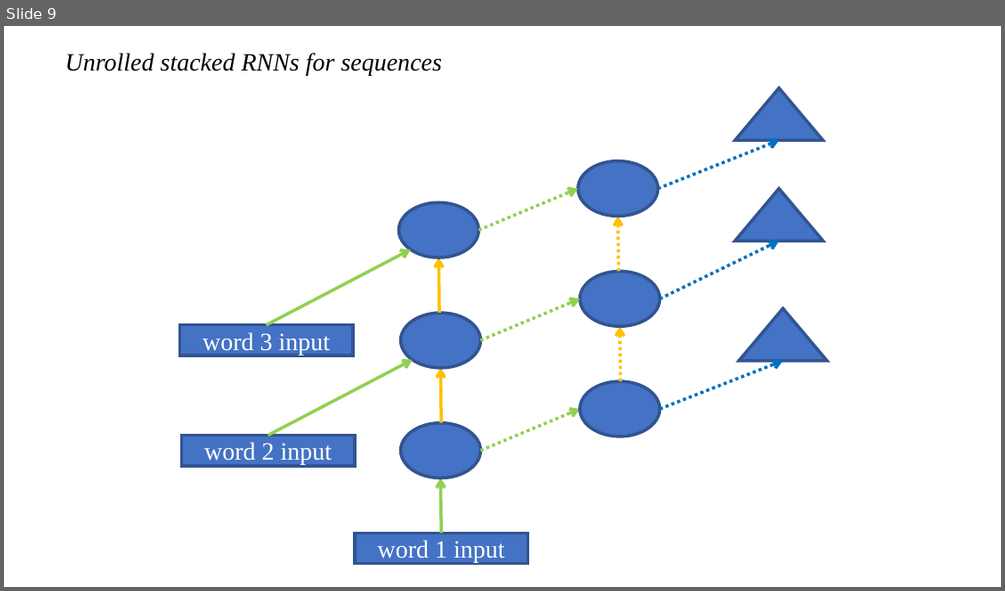
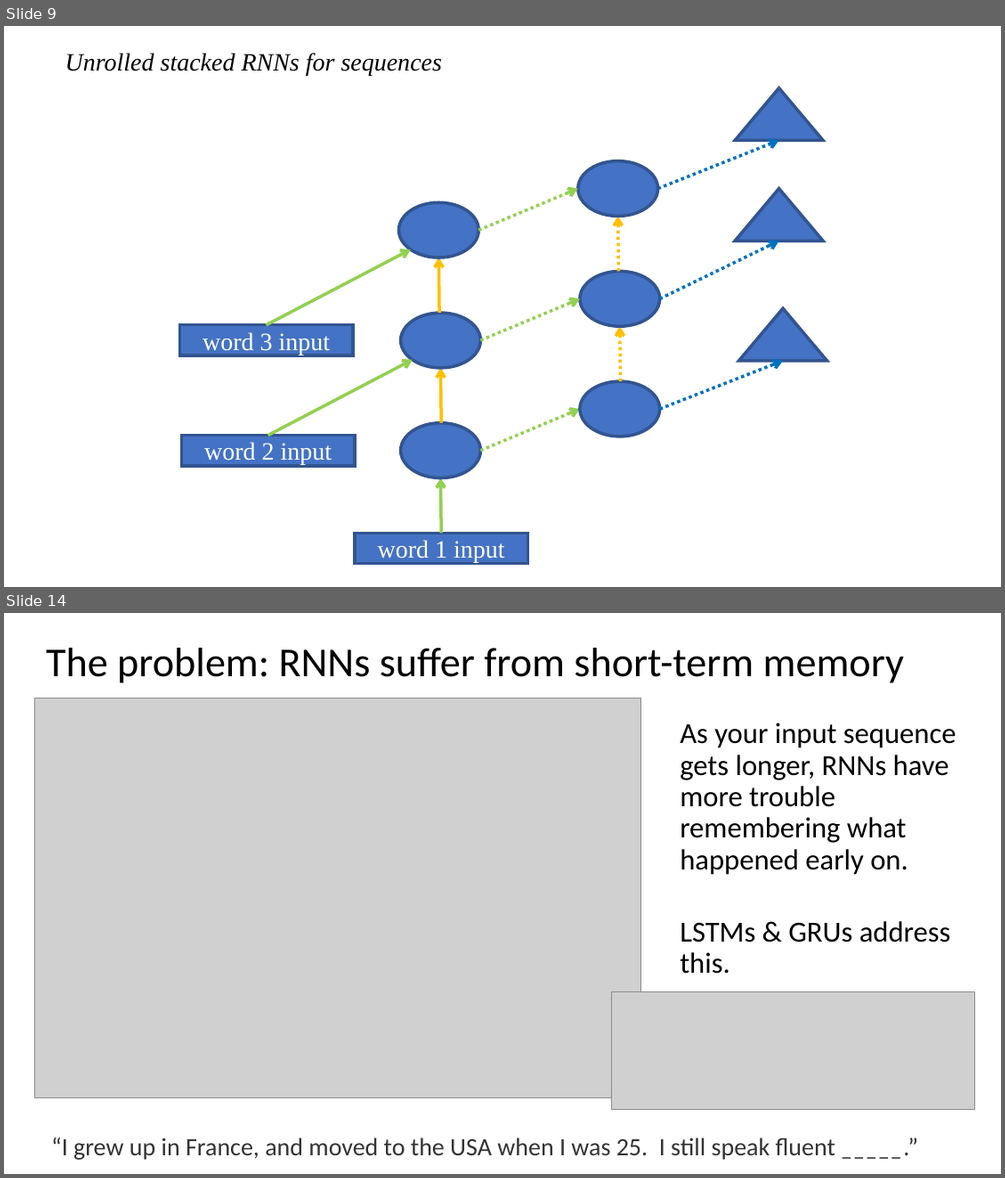
Before and after one commit to fastai/course-nlp, a slide deck: RNNs.pptx. Shown one above the other, each under a label of ours: slide 9 before the commit, slides 9 and 14 after it; the slides between them are not shown. The pictures are 1005x591 and 1005x1178 pixels, drawn with LibreOffice and Linux fonts; fonts in the diff are those of the drawing; grey boxes stand for pictures. Boxes give left, top, right and bottom in pixels: in the first picture for what was removed or moved away, otherwise in the second. Text is boxed around its words. In the diff, an @@ line names an element or a change of style, - is before the commit and + after.

```diff
--- a/RNNs.pptx
+++ b/RNNs.pptx
@@ slide 14 added at (x1=4, y1=613, x2=1001, y2=1174), background #FFFFFF @@
@@ title added at (x1=46, y1=648, x2=904, y2=683), 39.6 pt, text #000000 @@
+The problem: RNNs suffer from short-term memory
@@ picture added at (x1=34, y1=698, x2=641, y2=1097) @@
@@ text added at (x1=680, y1=722, x2=956, y2=973), 28 pt, text #000000 @@
+As your input sequence gets longer, RNNs have more trouble remembering what happened early on.
+LSTMs & GRUs address this.
@@ picture added at (x1=612, y1=992, x2=975, y2=1109) @@
@@ text added at (x1=51, y1=1137, x2=835, y2=1159), 24 pt, text #333333 @@
+“I grew up in France, and moved to the USA when I was 25. I still speak fluent _____.”
```
Also in this commit, not shown: 7 other slides added, 3 other files.
